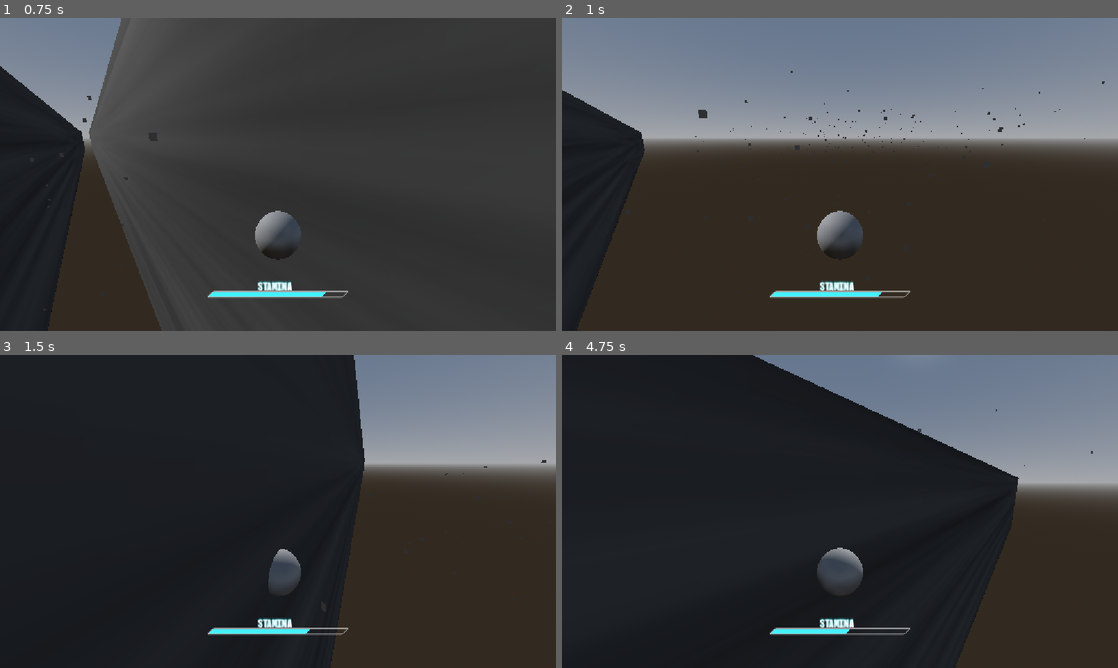
Above: before the commit, frames 1-4 (two rows, left to right).
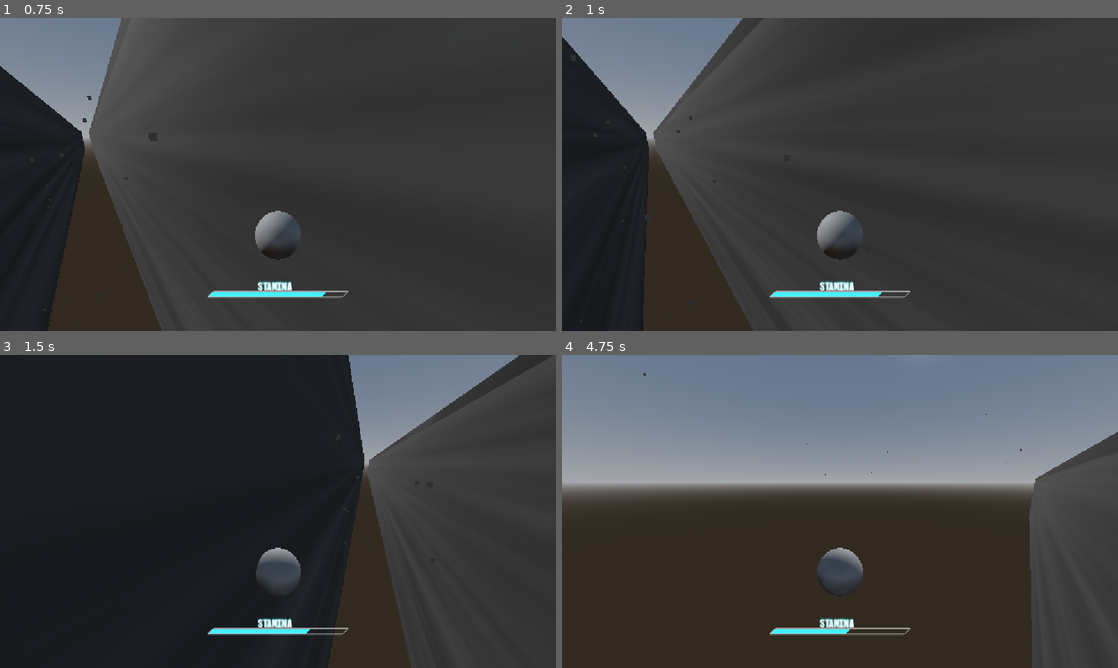
Above: after the commit, the same moments.

Repository: PortalGolem/havenIE2026GameJam
Game: Godot game, scene res://Scenes/andrew_test.tscn
Same seed, same stepped clock (60 frames per second), same inputs: the game is played once before the commit and once after it. This scene is started directly instead of the project's main scene.
Inputs (mouse positions are in pixels of both pictures, inside the frame that each line leads up to):
- Up to frame 1 (0.75 s): move the mouse to (305, 174) at 0.52 s; press the mouse at (305, 174) at 0.53 s; hold W (Forward) from 0.53 s (still down)
- Up to frame 2 (1 s): keep holding W (Forward); tap Space (Jump) at 0.77 s
- Up to frame 3 (1.5 s): keep holding W (Forward); move the mouse to (250, 511) at 1.27 s; release the mouse at (250, 511) at 1.28 s; tap Shift (Dash) at 1.35 s
- Up to frame 4 (4.75 s): keep holding W (Forward); tap Space (Jump) at 1.52, 2.75, 3.02, 3.77, 4.52 s; tap Enter at 2 s; move the mouse to (851, 505) at 2.02 s; press the mouse at (851, 505) at 2.03 s; move the mouse to (834, 517) at 2.77 s; release the mouse at (834, 517) at 2.78 s; tap Shift (Dash) at 2.85, 4.35 s; move the mouse to (878, 514) at 3.52 s; press the mouse at (878, 514) at 3.53 s; move the mouse to (795, 508) at 4.27 s; release the mouse at (795, 508) at 4.28 s

Frame 1 is identical in both runs. In frame 2, 44% of the frame differs, in the area x 0-100%, y 0-100%; in frame 3, 14%; in frame 4, 56%.

Commit message:
fixed wall jump

Diff:
--- a/Player/PlayerController.gd
+++ b/Player/PlayerController.gd
@@ -259,5 +259,5 @@
 			if (wallNormal.x > 0):
 				velocity += jumpVector
 			else:
-				velocity += Vector3(-jumpVector.x, jumpVector.y, -jumpVector.z)
+				velocity += Vector3(-jumpVector.x, jumpVector.y, jumpVector.z)
 			currentMovement = MOVEMENT_MODE.AIR
